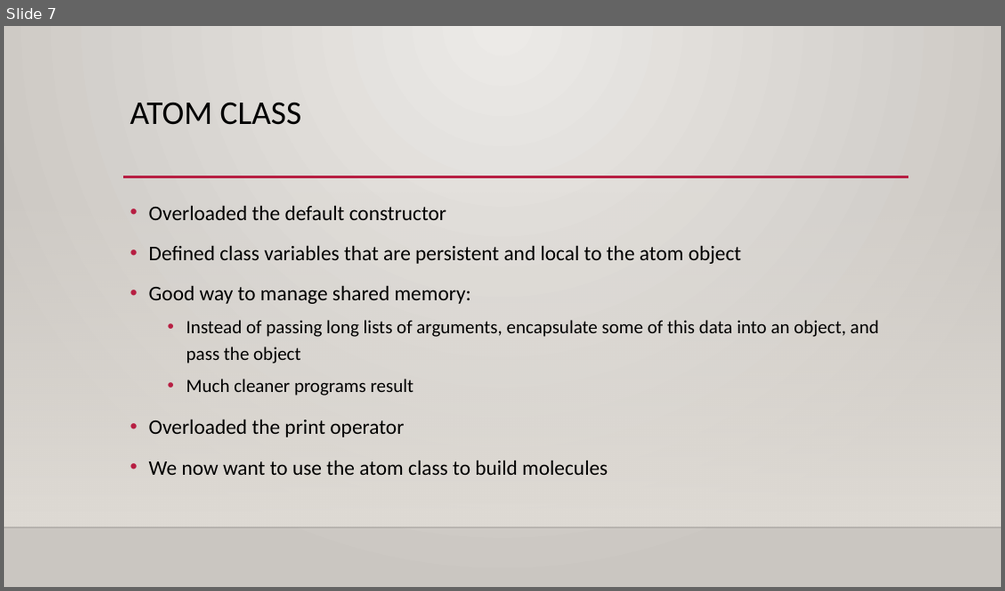
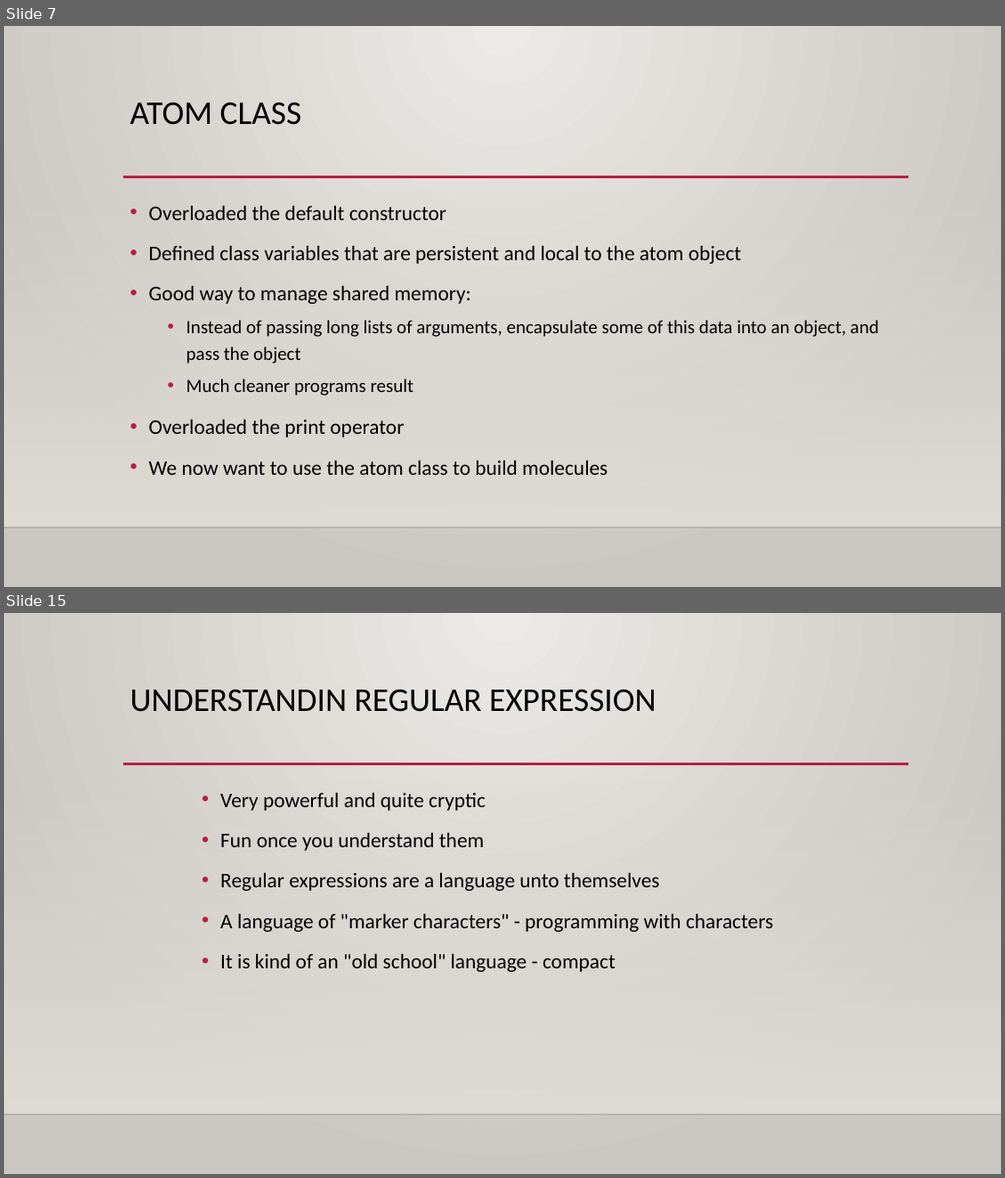
Before and after one commit to KERT-core/pythonEdu, a slide deck: chapter2/Python class II.pptx. Shown one above the other, each under a label of ours: slide 7 before the commit, slides 7 and 15 after it; the slides between them are not shown. The pictures are 1005x591 and 1005x1178 pixels, drawn with LibreOffice and Linux fonts; fonts in the diff are those of the drawing; background and template pictures are left out. Boxes give left, top, right and bottom in pixels: in the first picture for what was removed or moved away, otherwise in the second. Text is boxed around its words. In the diff, an @@ line names an element or a change of style, - is before the commit and + after.

```diff
--- a/chapter2/Python class II.pptx
+++ b/chapter2/Python class II.pptx
@@ slide 15 added at [4,613,1001,1174], background gradient #ECEAE7 to #CAC7C1; not listed: 3 template elements that a slide beside it also shows @@
@@ title added at [130,689,655,712], 32 pt, text #000000 @@
+UNDERSTANDIN REGULAR EXPRESSION
@@ text added at [220,792,773,972], 20 pt, text #000000 @@
+• Very powerful and quite cryptic
+• Fun once you understand them
+• Regular expressions are a language unto themselves
+• A language of "marker characters" - programming with characters
+• It is kind of an "old school" language - compact
```
Also in this commit, not shown: 2 slides changed, 14 other slides added, 6 other files.
